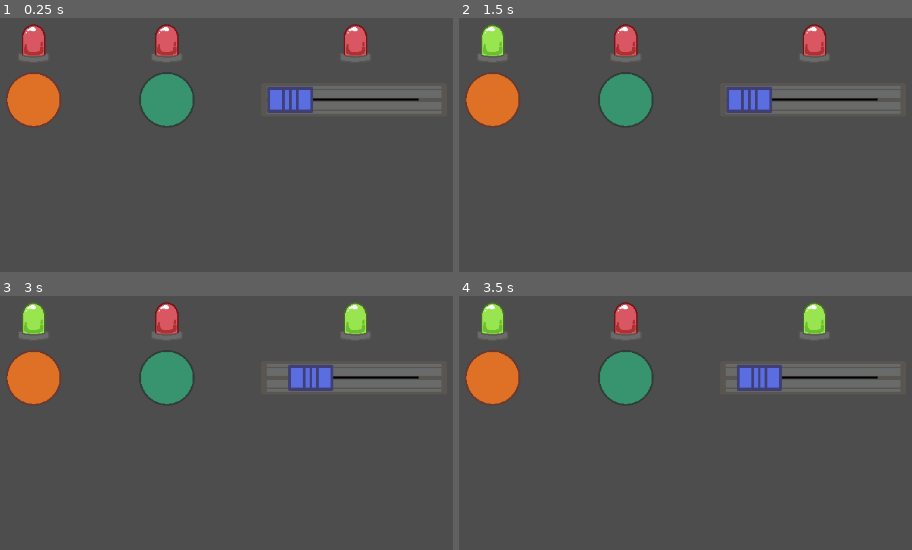
Above: before the commit, frames 1-4 (two rows, left to right).
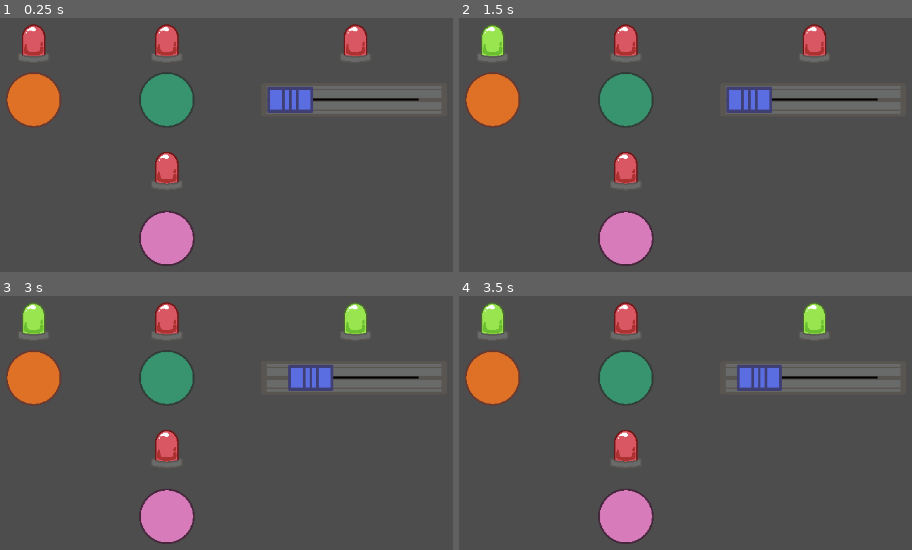
Above: after the commit, the same moments.

Repository: EscapeTheWeapon/YouAreTheWeapon
Game: Godot game, scene res://Scenes/Buttons/test_buttons.tscn
Two runs of this game, one before a commit and one after it. Both use one fixed random seed, a clock stepped at 60 frames per second and the inputs below. This scene is started directly instead of the project's main scene.
Inputs (mouse positions are in pixels of both pictures, inside the frame that each line leads up to):
- Up to frame 1 (0.25 s): no input
- Up to frame 2 (1.5 s): tap Enter at 0.5 s; move the mouse to (490, 99) at 0.52 s; press the mouse at (490, 99) at 0.53 s; tap Space at 1.25 s; move the mouse to (626, 99) at 1.27 s; release the mouse at (626, 99) at 1.28 s; click (626, 99) at 1.35 s
- Up to frame 3 (3 s): tap Enter at 2 s; move the mouse to (289, 377) at 2.02 s; press the mouse at (289, 377) at 2.03 s; tap Space at 2.75 s; move the mouse to (outside the picture) at 2.77 s; release the mouse at (outside the picture) at 2.78 s; click (outside the picture) at 2.85 s
- Up to frame 4 (3.5 s): no input

The runs differ from the first frame. In frame 1, 2.8% of the frame differs, in the area x 30-43%, y 52-98%; in frame 2, 2.8%; in frame 3, 2.8%; in frame 4, 2.8%.

Commit message:
created receiver button that can only be interacted wit then another button has been successfully pressed

Diff:
--- /dev/null
+++ b/youaretheweapon/Scenes/Buttons/button_receiver.tscn
@@ -0,0 +1,23 @@
+[gd_scene load_steps=4 format=3 uid="uid://0obrgi2k0nuf"]
+
+[ext_resource type="Script" path="res://Scripts/Buttons/button_receiver.gd" id="1_0bok8"]
+[ext_resource type="Texture2D" uid="uid://bd445xucwgdj3" path="res://Assets/Buttons/button_receiver.png" id="2_r0aw6"]
+
+[sub_resource type="CircleShape2D" id="CircleShape2D_545yu"]
+radius = 40.0
+
+[node name="ButtonReceiver" type="Area2D"]
+script = ExtResource("1_0bok8")
+metadata/_edit_group_ = true
+
+[node name="Sprite2D" type="Sprite2D" parent="."]
+position = Vector2(40, 40)
+scale = Vector2(0.3125, 0.3125)
+texture = ExtResource("2_r0aw6")
+
+[node name="CollisionShape2D" type="CollisionShape2D" parent="."]
+position = Vector2(40, 40)
+shape = SubResource("CircleShape2D_545yu")
+
+[connection signal="mouse_entered" from="." to="." method="_on_mouse_entered"]
+[connection signal="mouse_exited" from="." to="." method="_on_mouse_exited"]
--- a/youaretheweapon/Scenes/Buttons/test_buttons.tscn
+++ b/youaretheweapon/Scenes/Buttons/test_buttons.tscn
@@ -1,9 +1,10 @@
-[gd_scene load_steps=5 format=3 uid="uid://bba1itm8n30rc"]
+[gd_scene load_steps=6 format=3 uid="uid://bba1itm8n30rc"]
 
 [ext_resource type="PackedScene" uid="uid://b8dbfm3oo10mo" path="res://Scenes/Buttons/button_basic.tscn" id="1_j5diu"]
 [ext_resource type="PackedScene" uid="uid://b76sxhmt4gxpx" path="res://Scenes/Buttons/status_light.tscn" id="2_ogjcv"]
 [ext_resource type="PackedScene" uid="uid://da5beebu3r46d" path="res://Scenes/Buttons/button_press_hold.tscn" id="3_giypt"]
 [ext_resource type="PackedScene" uid="uid://cfoj25lvq0b1y" path="res://Scenes/Buttons/button_slider.tscn" id="4_4cv2e"]
+[ext_resource type="PackedScene" uid="uid://0obrgi2k0nuf" path="res://Scenes/Buttons/button_receiver.tscn" id="4_iuwg7"]
 
 [node name="TestButtons" type="Node"]
 
@@ -16,8 +17,14 @@
 [node name="ButtonPressHold" parent="." instance=ExtResource("3_giypt")]
 position = Vector2(264, 120)
 
-[node name="StatusLight" parent="ButtonPressHold" instance=ExtResource("2_ogjcv")]
+[node name="StatusLight2" parent="ButtonPressHold" instance=ExtResource("2_ogjcv")]
 position = Vector2(8, -72)
+
+[node name="ButtonReceiver" parent="ButtonPressHold" instance=ExtResource("4_iuwg7")]
+position = Vector2(0, 200)
+
+[node name="StatusLight" parent="ButtonPressHold/ButtonReceiver" instance=ExtResource("2_ogjcv")]
+position = Vector2(8, -88)
 
 [node name="ButtonSlider" parent="." instance=ExtResource("4_4cv2e")]
 position = Vector2(440, 136)
@@ -26,5 +33,7 @@
 position = Vector2(104, -88)
 
 [connection signal="button_pressed" from="BasicHitButton" to="BasicHitButton/StatusLight" method="_on_button_pressed"]
-[connection signal="button_pressed" from="ButtonPressHold" to="ButtonPressHold/StatusLight" method="_on_button_pressed"]
+[connection signal="button_pressed" from="ButtonPressHold" to="ButtonPressHold/StatusLight2" method="_on_button_pressed"]
+[connection signal="button_pressed" from="ButtonPressHold" to="ButtonPressHold/ButtonReceiver" method="_on_button_pressed"]
+[connection signal="button_pressed" from="ButtonPressHold/ButtonReceiver" to="ButtonPressHold/ButtonReceiver/StatusLight" method="_on_button_pressed"]
 [connection signal="button_pressed" from="ButtonSlider" to="ButtonSlider/StatusLight" method="_on_button_pressed"]
--- /dev/null
+++ b/youaretheweapon/Scripts/Buttons/button_receiver.gd
@@ -0,0 +1,31 @@
+extends Area2D
+
+# signal given upon success
+signal button_pressed(is_pressed)
+
+var touch_down = false
+var mouse_inside_area = false
+
+# will be true when a previous input signal is received as successful
+var is_valid
+
+# Called when the node enters the scene tree for the first time.
+func _ready():
+	touch_down = false
+	pass # Replace with function body.
+
+# Called every frame. 'delta' is the elapsed time since the previous frame.
+func _process(delta: float):
+	if Input.is_action_just_pressed("Left Mouse") and mouse_inside_area and is_valid:
+		touch_down = true
+	button_pressed.emit(touch_down)
+	#print(touch_down)
+
+func _on_mouse_entered():
+	mouse_inside_area = true
+
+func _on_mouse_exited():
+	mouse_inside_area = false
+
+func _on_button_pressed(is_pressed):
+	is_valid = is_pressed
Binary file added: youaretheweapon/Assets/Buttons/button_receiver.png
Not shown, added: youaretheweapon/Assets/Buttons/button_receiver.png.import
Binary file added: youaretheweapon/Assets/button_receiver.ase
